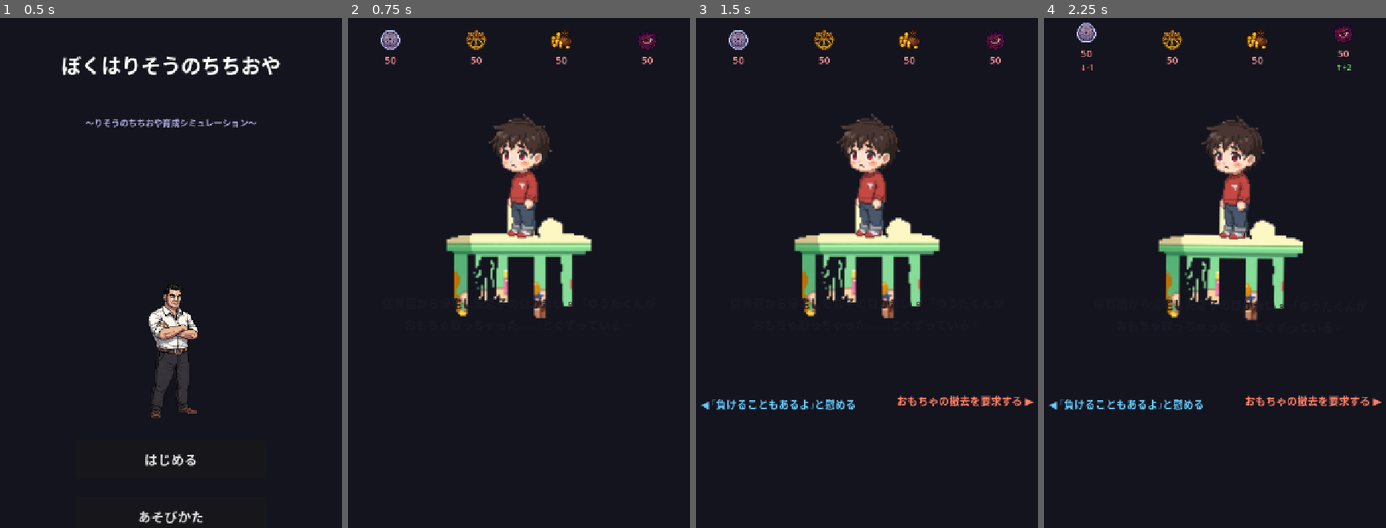
Above: before the commit, frames 1-4 (left to right).
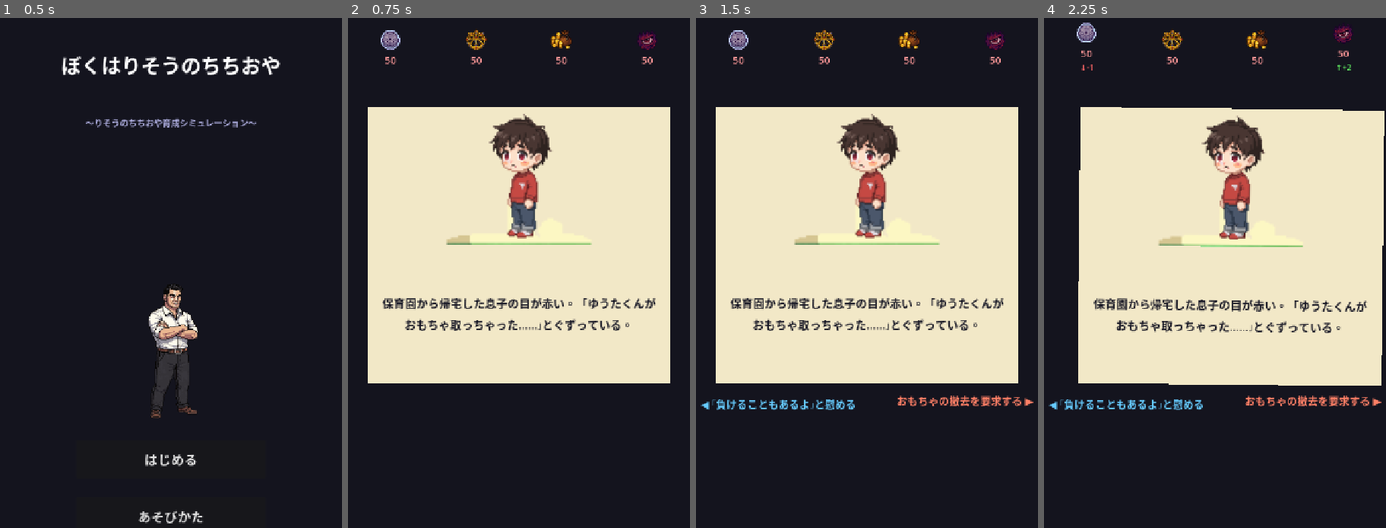
Above: after the commit, the same moments.

Repository: komatubara/boku-wa-risou-no-chichi-oya
Game: Godot game, scene res://scenes/title.tscn
Same seed, same stepped clock (60 frames per second), same inputs: the game is played once before the commit and once after it.
Inputs (mouse positions are in pixels of both pictures, inside the frame that each line leads up to):
- Up to frame 1 (0.5 s): no input
- Up to frame 2 (0.75 s): click "はじめる" at 0.5 s
- Up to frame 3 (1.5 s): tap Enter at 1.25 s; move the mouse to (942, 288) at 1.27 s; click (942, 288) at 1.42 s
- Up to frame 4 (2.25 s): tap Space at 2 s; drag from (1146, 344) to (1197, 436) at 2.02 s

Frame 1 is identical in both runs. In frame 2, 44% of the frame differs, in the area x 5-95%, y 17-72%; in frame 3, 44%; in frame 4, 45%, in the area x 10-100%, y 17-73%.

Commit message:
fix: カード背景の歪み修正・テキストエリアの可読性改善
- _card_bg: STRETCH_SCALE → STRETCH_KEEP_ASPECT_CENTERED（背景画像の歪み防止）
- カードパネルのベース色を羊皮紙ベージュに変更
- _text_bg: テキストエリアに不透明羊皮紙パネルを追加（文字の可読性確保）

Co-Authored-By: Claude Sonnet 4.6 <noreply@anthropic.com>

Diff:
--- a/scripts/card_ui.gd
+++ b/scripts/card_ui.gd
@@ -22,6 +22,7 @@
 var _card_panel: Panel
 var _card_bg: TextureRect
 var _char_image: TextureRect
+var _text_bg: Panel    # テキストエリアの不透明背景
 var _event_label: Label
 var _left_hint: Label
 var _right_hint: Label
@@ -44,15 +45,15 @@
 	_card_panel.size = Vector2(CARD_W, CARD_H)
 	_card_panel.position = Vector2(CARD_X, CARD_Y)
 	var style := StyleBoxFlat.new()
-	style.bg_color = Color(0, 0, 0, 0)  # 透明（背景はTextureRectで描画）
+	style.bg_color = Color(0.95, 0.91, 0.78)  # 羊皮紙ベージュ（背景画像がない場合のベース）
 	_card_panel.add_theme_stylebox_override("panel", style)
 	_card_panel.clip_contents = true  # 子ノードをカード内にクリップ
 	add_child(_card_panel)
 
-	# カード背景画像（フェーズ別ピクセルアート）
+	# カード背景画像（card_id別ピクセルアート・カード全体に表示）
 	_card_bg = TextureRect.new()
 	_card_bg.expand_mode = TextureRect.EXPAND_KEEP_SIZE
-	_card_bg.stretch_mode = TextureRect.STRETCH_SCALE
+	_card_bg.stretch_mode = TextureRect.STRETCH_KEEP_ASPECT_CENTERED  # 歪み防止
 	_card_bg.size = Vector2(CARD_W, CARD_H)
 	_card_bg.position = Vector2(0, 0)
 	_card_panel.add_child(_card_bg)
@@ -64,6 +65,15 @@
 	_char_image.size = Vector2(CARD_W, IMAGE_H)
 	_char_image.position = Vector2(0, 0)
 	_card_panel.add_child(_char_image)
+
+	# テキストエリア不透明背景（羊皮紙）
+	_text_bg = Panel.new()
+	_text_bg.size = Vector2(CARD_W, CARD_H - IMAGE_H)
+	_text_bg.position = Vector2(0, IMAGE_H)
+	var text_style := StyleBoxFlat.new()
+	text_style.bg_color = Color(0.95, 0.91, 0.78)
+	_text_bg.add_theme_stylebox_override("panel", text_style)
+	_card_panel.add_child(_text_bg)
 
 	# イベントテキスト（カード下部）
 	_event_label = Label.new()
